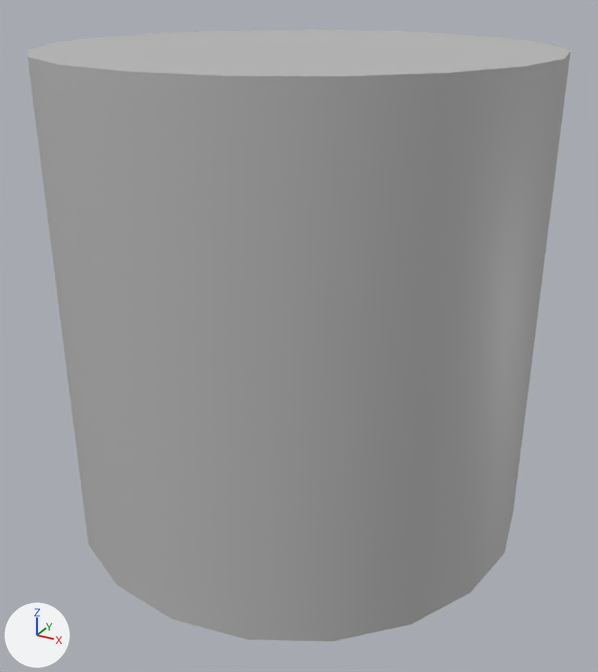
Before and after pictures for a commit that changed the FBX model ReEngineApp/_Binary/Data/MFBX/Birbs/falconLeg.fbx.
One viewpoint serves both versions: a 50 mm camera at (0.00157, -0.00286, 0.00123) aimed at (0.00004, -0.00006, -0.00017). The axes (+X, +Y, +Z) are drawn at lower left. The lights are the same throughout. Where no turn or scale is listed for an object, it has been applied to the vertices.

Before the edit, the objects in view are built like this:
```python
me_mesh = bpy.data.meshes.new('Mesh')
me_mesh.from_pydata(...)  # a 20-sided cylinder along z spanning x -0.00098..0.00098, y -0.00098..0.00098, z -0.00098..0.00098
me_mesh.materials.append(mat_lambert1)  # grey #bcbcbc
ob_pcylinder1 = bpy.data.objects.new('pCylinder1', me_mesh)
ob_pcylinder1.location = (0.0, 0.0, 0.0)
```
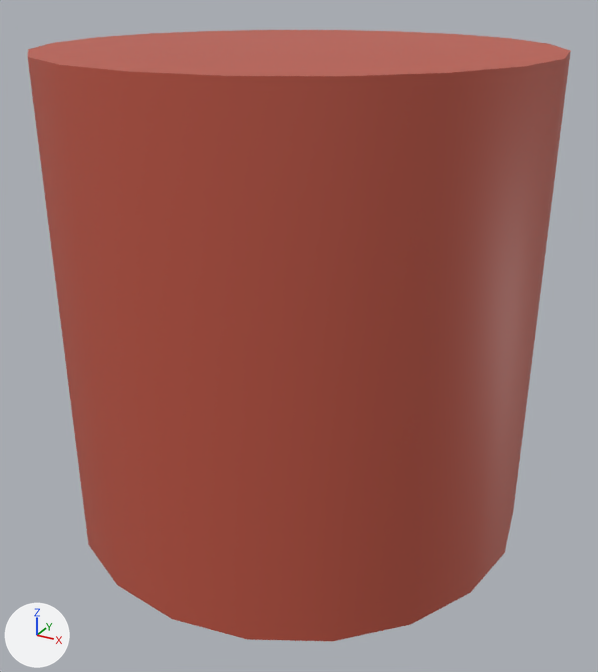
Boxes [x1, y1, x2, y2] around the edits, measured in the pictures (598 x 672 px):
'pCylinder1', recoloured (grey to red): [28, 30, 571, 641] in both

Edits to the bpy script that builds the scene:
```text
Add img_clawdiffuse_png:
    img_clawdiffuse_png = load_image('clawDiffuse.png', '../../Textures/clawDiffuse.png', 1024, 1024, 'sRGB')
Add mat_lambert2:
    mat_lambert2 = principled_material('lambert2')
    mat_lambert2.texture = img_clawdiffuse_png
Change me_mesh:
    where me_mesh.from_pydata(...)  # 42 vertices, 60 faces; spans x -0.00098..0.00098, y -0.00098..0.00098, z -0.00098..0.00098
    remove me_mesh.materials.append(mat_lambert1)  # grey #bcbcbc
    add me_mesh.materials.append(mat_lambert2)  # picture img_clawdiffuse_png
```
